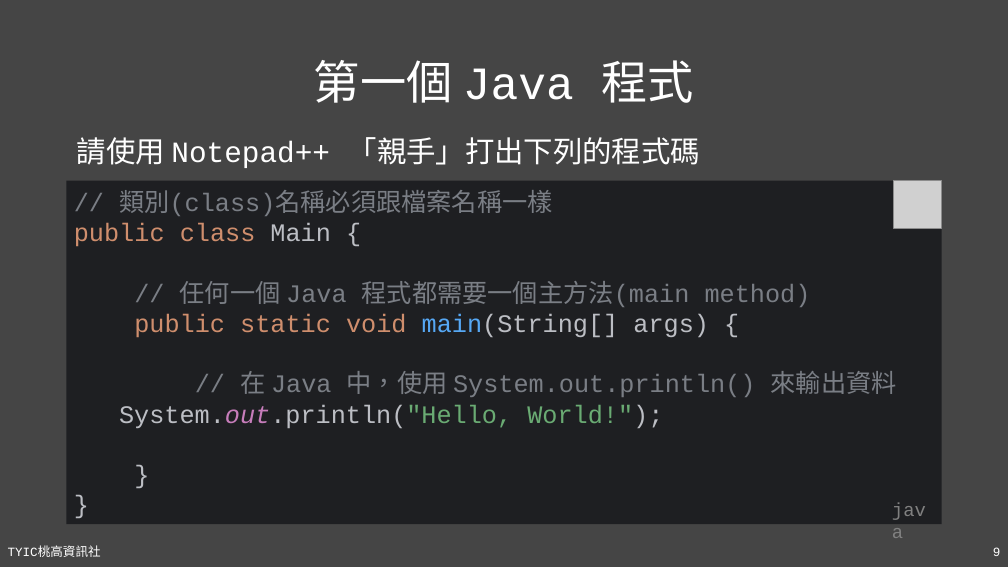
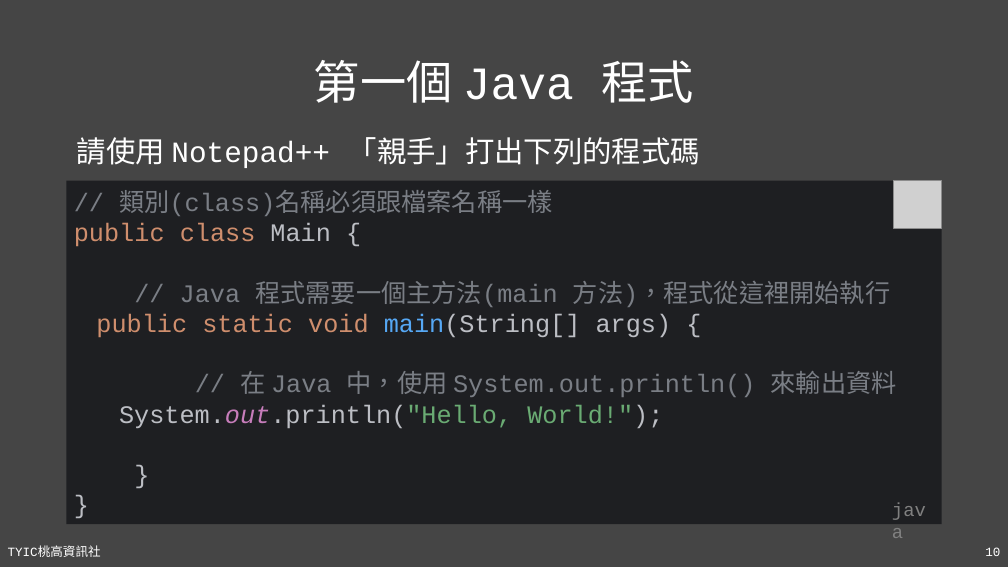
Before and after one commit to TYSHIC/slides, a slide deck: slide 10 of powerpoint/03_編輯器與第一個 Java 程式.pptx (slide 9 before the commit). Drawn at 1008x567 pixels with LibreOffice and Linux fonts; fonts in the diff are those of the drawing; grey boxes stand for pictures. Boxes give left, top, right and bottom in pixels: in the first picture for what was removed or moved away, otherwise in the second. Text is boxed around its words. In the diff, an @@ line names an element or a change of style, - is before the commit and + after.

```diff
--- a/powerpoint/03_編輯器與第一個 Java 程式.pptx
+++ b/powerpoint/03_編輯器與第一個 Java 程式.pptx
@@ text in rectangle at <box>74,190,897,428</box>: text changed @@
-// 類別(class)名稱必須跟檔案名稱一樣
-public class Main {
-// 任何一個 Java 程式都需要一個主方法(main method)
-public static void main(String[] args) {
-// 在 Java 中，使用 System.out.println() 來輸出資料
-System.out.println("Hello, World!");
-}
-}
+// 類別(class)名稱必須跟檔案名稱一樣
+public class Main {
+// Java 程式需要一個主方法(main 方法)，程式從這裡開始執行
+public static void main(String[] args) {
+// 在 Java 中，使用 System.out.println() 來輸出資料
+System.out.println("Hello, World!");
+}
+}
@@ page number at <box>985,547,1000,556</box>: text changed @@
-9
+10
```
Also in this commit, not shown: 1 other slide changed, 1 slide added, 4 other files.
